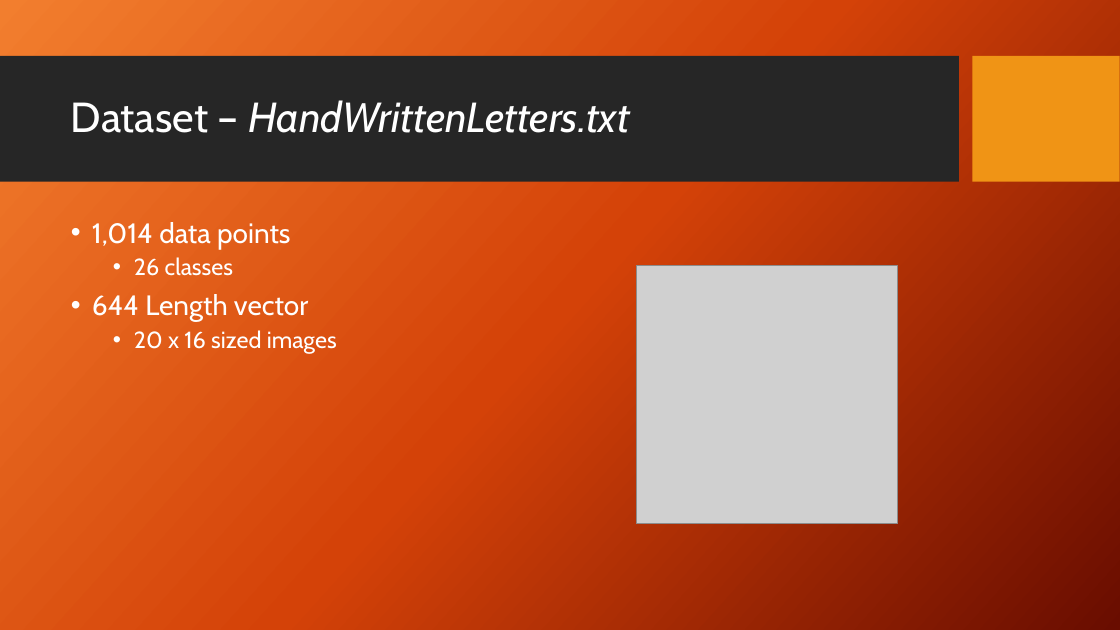
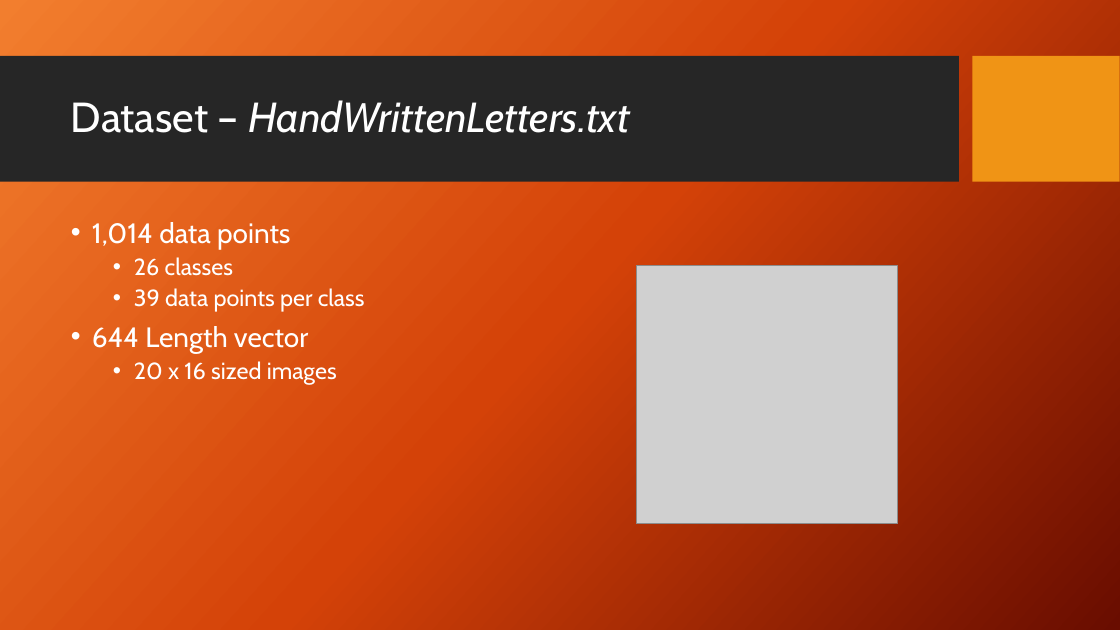
Before and after one commit to WoodMath/cse5334, a slide deck: slide 3 of hw02/Data Mining Project 2.pptx. Drawn at 1120x630 pixels with LibreOffice and Linux fonts; fonts in the diff are those of the drawing; grey boxes stand for pictures; background and template pictures are left out. Boxes give left, top, right and bottom in pixels: in the first picture for what was removed or moved away, otherwise in the second. Text is boxed around its words. In the diff, an @@ line names an element or a change of style, - is before the commit and + after.

```diff
--- a/hw02/Data Mining Project 2.pptx
+++ b/hw02/Data Mining Project 2.pptx
@@ text at <box>134,288,365,312</box>: paragraph added @@
+  • 39 data points per class
```
Also in this commit, not shown: 1 other slide changed, 3 slides added, 32 other files.
